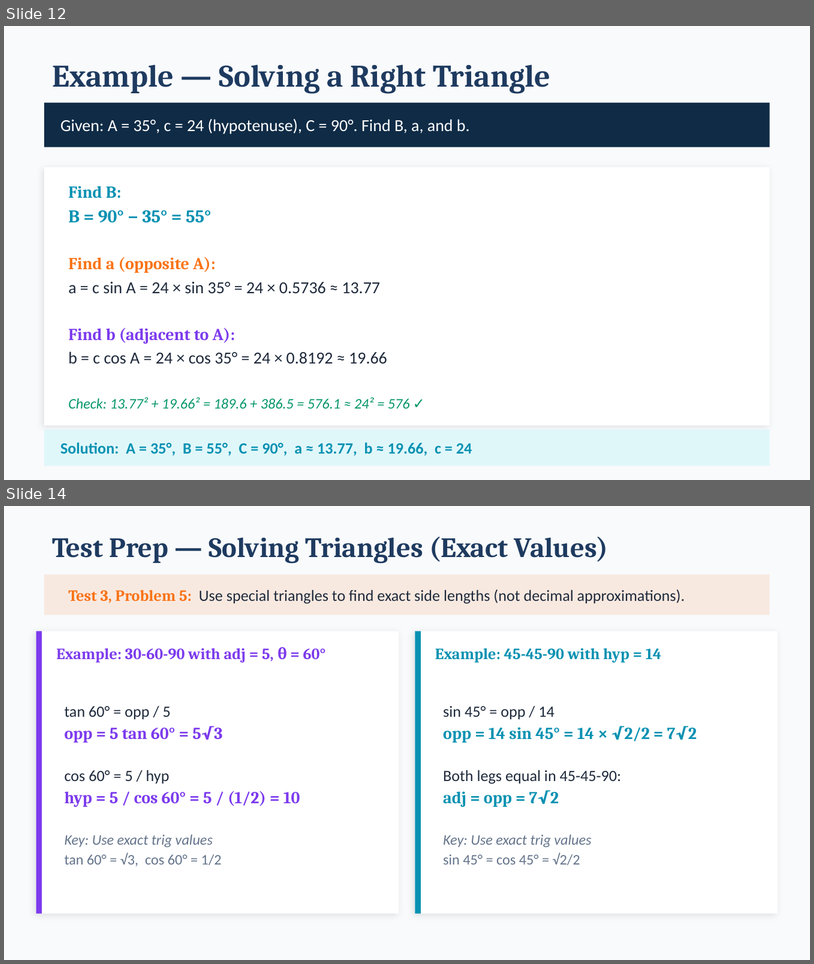
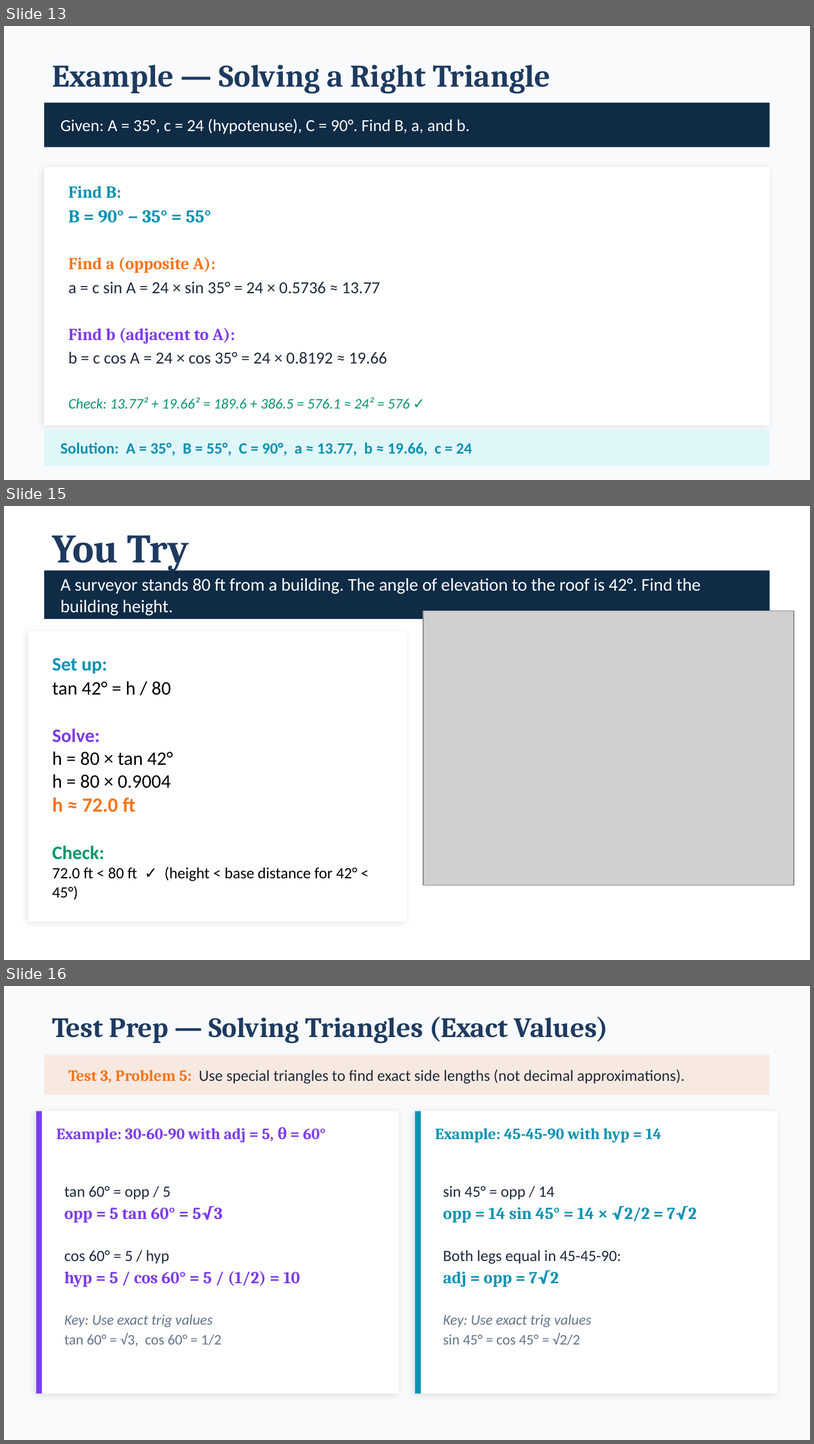
Before and after one commit to andrewhvolk/andrewhvolk.github.io, a slide deck: slides/Math130Unit3C.pptx. Shown one above the other, each under a label of ours: slides 12 and 14 before the commit, slides 13, 15 and 16 after it; the slides between them are not shown. The pictures are 814x964 and 814x1444 pixels, drawn with LibreOffice and Linux fonts; fonts in the diff are those of the drawing; grey boxes stand for pictures. Boxes give left, top, right and bottom in pixels: in the first picture for what was removed or moved away, otherwise in the second. Text is boxed around its words. In the diff, an @@ line names an element or a change of style, - is before the commit and + after.

```diff
--- a/slides/Math130Unit3C.pptx
+++ b/slides/Math130Unit3C.pptx
@@ slide 15 added at bbox=[4, 506, 810, 960], background #FFFFFF @@
@@ text added at bbox=[53, 535, 189, 571], 36 pt, text #1E3A5F, bold @@
+You Try
@@ rectangle added at bbox=[44, 571, 770, 619], fill #0F2B46 @@
@@ text added at bbox=[60, 578, 701, 615], 16 pt, text #FFFFFF @@
+A surveyor stands 80 ft from a building. The angle of elevation to the roof is 42°. Find the building height.
@@ picture added at bbox=[423, 611, 794, 885] @@
@@ rectangle added at bbox=[28, 631, 407, 921], fill #FFFFFF @@
@@ text added at bbox=[52, 658, 357, 900], 17 pt, text #000000 @@
+Set up:
+tan 42° = h / 80
+Solve:
+h = 80 × tan 42°
+h = 80 × 0.9004
+h ≈ 72.0 ft
+Check:
+72.0 ft < 80 ft ✓ (height < base distance for 42° < 45°)
@@ what was slide 12 is now slide 13 @@
@@ what was slide 14 is now slide 16 @@
```
Also in this commit, not shown: 6 slides changed, 1 other slide added, 6 other files.
